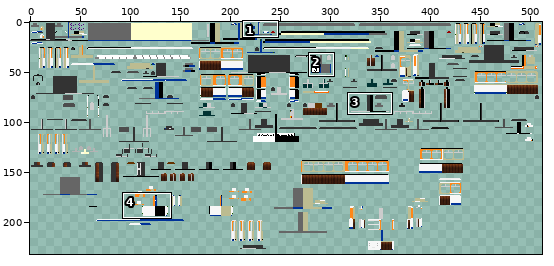
One commit to this sprite sheet: src/main/resources/assets/tc/textures/trains/Duewag_GT6ER_White.png. Above, an overview of the earlier version with the close-up marked.
Close-up. The starting point:
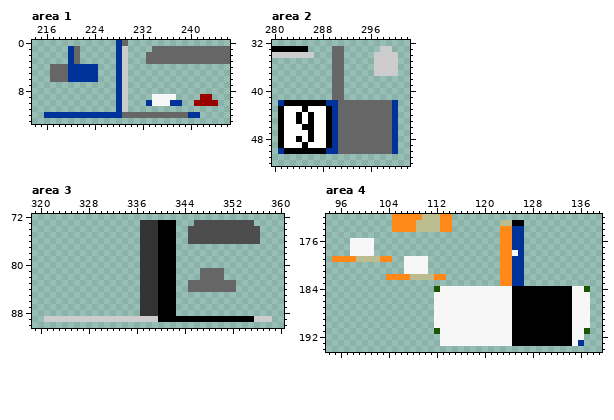
The file is 512x256 pixels. Colours within 5 levels of each other are drawn and written as one. Shown: area 1: x 214..246, y 0..13; area 2: x 280..302, y 32..52; area 3: x 319..360, y 72..90; area 4: x 94..139, y 172..194. The wide view leaves out empty margins. The commit also changed other parts of the picture, which this record leaves out.
Now the later version:
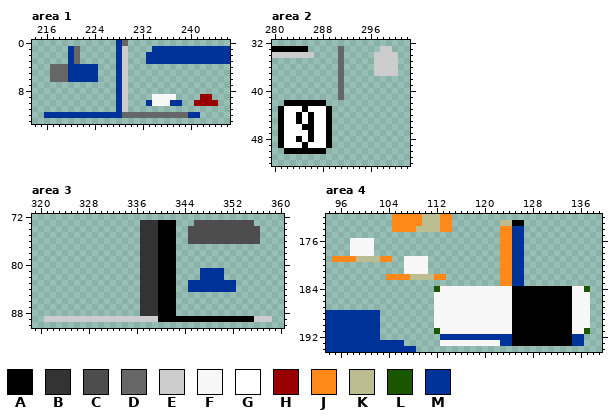
Palette (. is transparent): A #000000  B #333333  C #4d4d4d  D #666666  E #cccccc  F #f7f7f7  G #ffffff  H #990000  J #ff8819  K #bcbc91  L #1a5600  M #003399
What changed:
Area 1:
y 1: x 234..246 DDDDDDDDDDDDD -> MMMMMMMMMMMMM
y 2..3: x 233..246 DDDDDDDDDDDDDD -> MMMMMMMMMMMMMM
Area 2:
y 33..41: x 290 D -> .
y 42: x 281 M -> .; x 289..300 MMDDDDDDDDDM -> ............
y 43..49: x 290..300 MDDDDDDDDDM -> ...........
y 50: x 281 M -> .; x 289..300 MMDDDDDDDDDM -> ............
Area 3:
y 81..82: x 347..350 DDDD -> MMMM
y 83..84: x 345..352 DDDDDDDD -> MMMMMMMM
Area 4:
y 173: x 109 K -> J
y 178: x 125 F -> M
y 188..191: x 94..102 ......... -> MMMMMMMMM
y 192: x 94..102 ......... -> MMMMMMMMM; x 113..124 FFFFFFFFFFFF -> MMMMMMMMMMMM; x 135..136 FF -> MM
y 193: x 94..106 ............. -> MMMMMMMMMMMMM; x 123..124 FF -> MM; x 135 F -> M
y 194: x 94..108 ............... -> MMMMMMMMMMMMMMM
